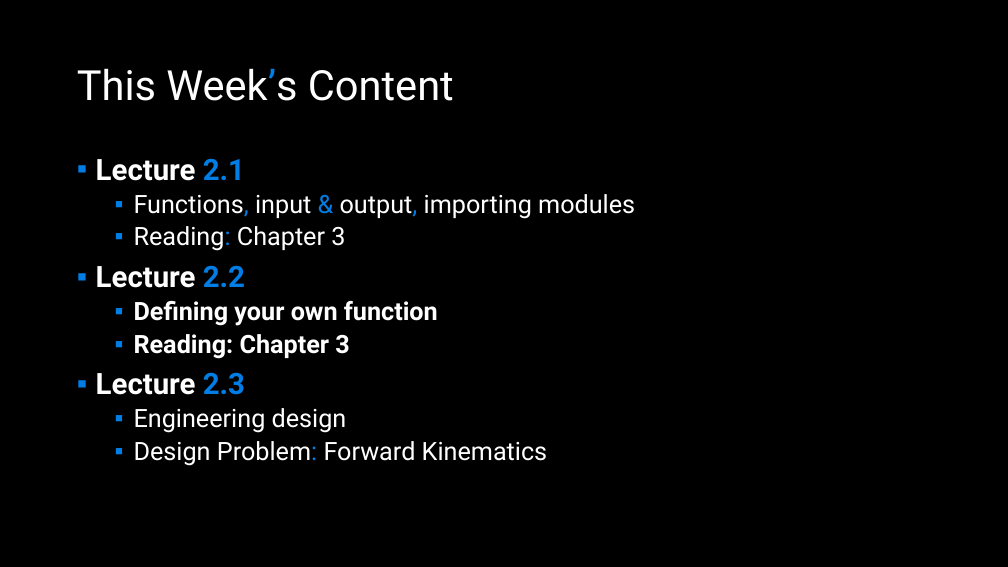
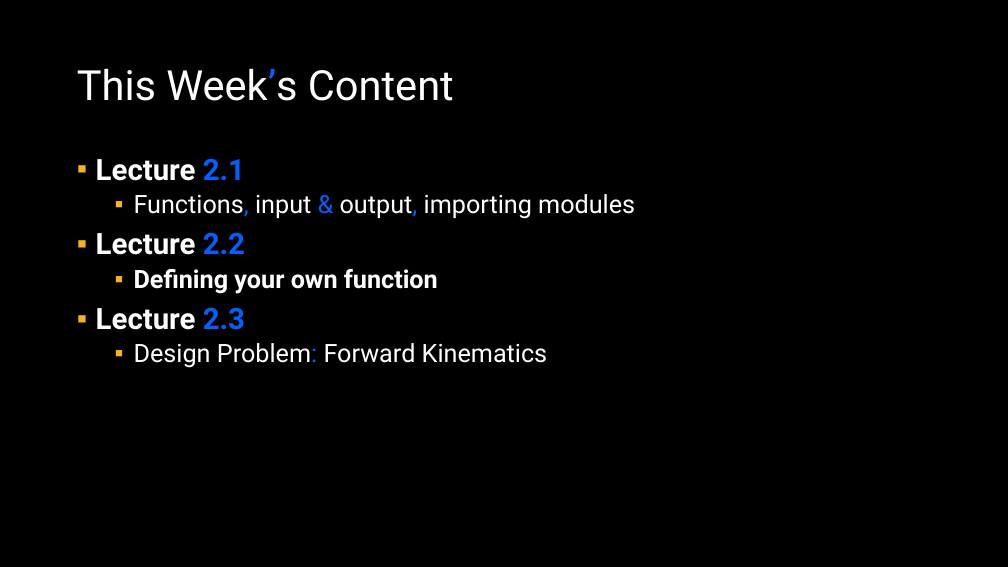
Before and after one commit to APS106/APS106-winter-2024-kinsella-goodfellow, a slide deck: slide 2 of lectures/week2/lecture2/slides/week2_lecture2.pptx. Drawn at 1008x567 pixels with LibreOffice and Linux fonts; fonts in the diff are those of the drawing; background and template pictures are left out. Boxes give left, top, right and bottom in pixels: in the first picture for what was removed or moved away, otherwise in the second. Text is boxed around its words. In the diff, an @@ line names an element or a change of style, - is before the commit and + after.

Commit message:
- Week 2 content

```diff
--- a/lectures/week2/lecture2/slides/week2_lecture2.pptx
+++ b/lectures/week2/lecture2/slides/week2_lecture2.pptx
@@ title "This Week’s Content" at [77,68,454,101]: text colour #017EE5 to #0061FF in "Week’s" @@
@@ text "Lecture 2.1" at [96,158,635,368]: text colour #017EE5 to #0061FF in "2.1", "Functions, & output,", "2.2", "2.3" and 1 more places; bullet colour #007EE5 to #F7B41A @@
@@ text at [134,226,345,251]: paragraph removed @@
-  ▪ Reading: Chapter 3
@@ text at [134,334,349,359]: paragraph removed @@
-  ▪ Reading: Chapter 3
@@ text at [134,408,347,433]: paragraph removed @@
-  ▪ Engineering design
```
Also in this commit, not shown: 66 other slides changed, 17 other files.
